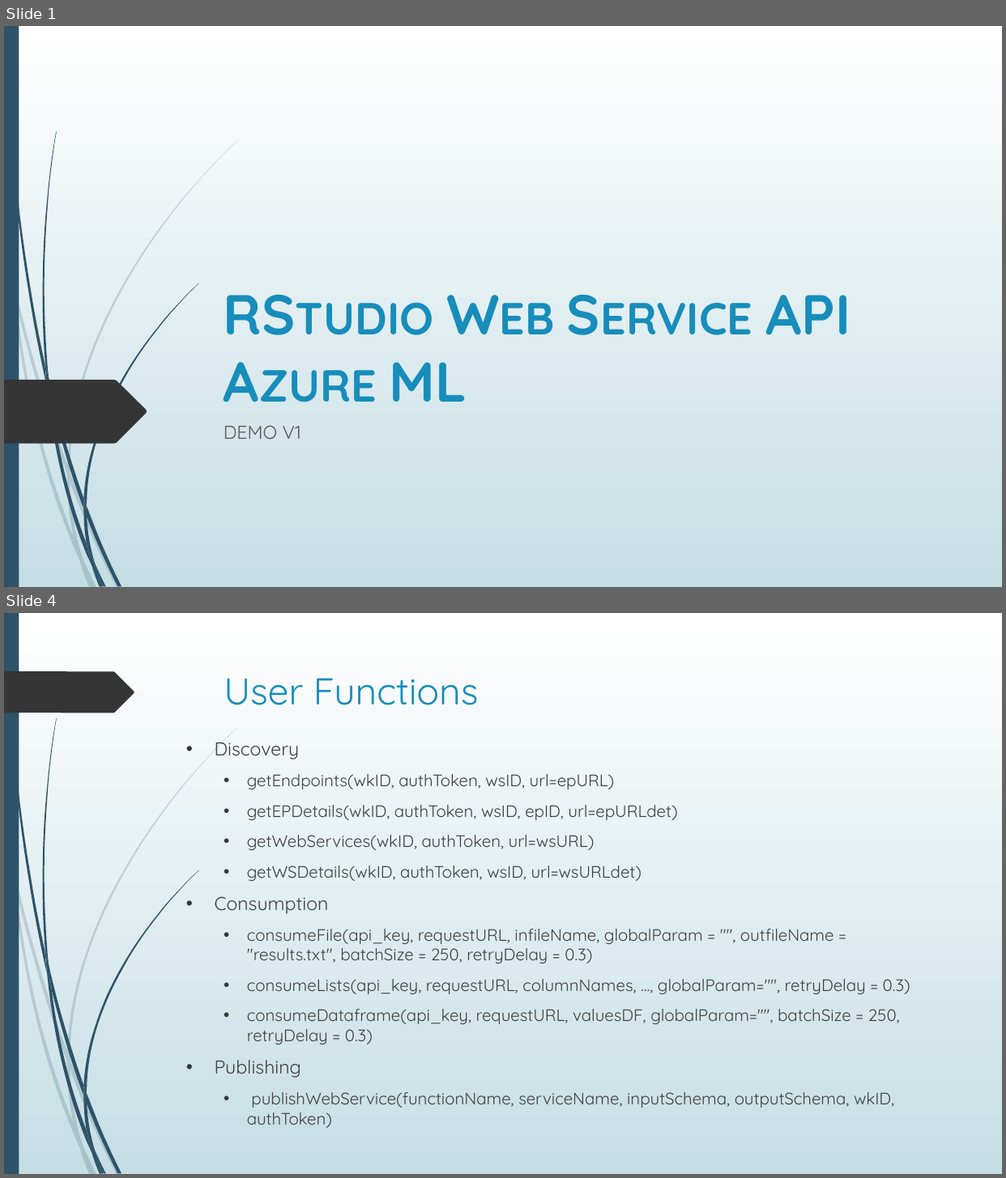
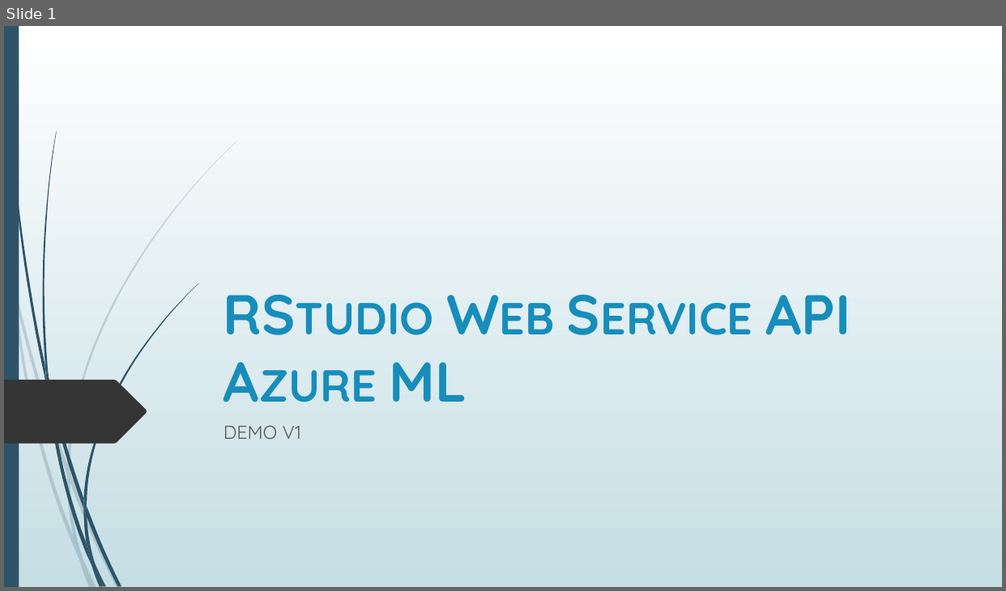
Before and after one commit to Azure/Azure-MachineLearning-ClientLibrary-R, a slide deck: demo/demo walkthrough.pptx. Shown one above the other, each under a label of ours: slides 1 and 4 before the commit, slide 1 after it; the slides between them are not shown. The pictures are 1006x1178 and 1006x591 pixels, drawn with LibreOffice and Linux fonts; fonts in the diff are those of the drawing. Boxes give left, top, right and bottom in pixels: in the first picture for what was removed or moved away, otherwise in the second. Text is boxed around its words. In the diff, an @@ line names an element or a change of style, - is before the commit and + after.

```diff
--- a/demo/demo walkthrough.pptx
+++ b/demo/demo walkthrough.pptx
@@ slide 4 removed at (4, 613, 1002, 1174), background gradient #FFFFFF to #C5DEE5; not listed: 23 template elements that a slide beside it also shows @@
@@ freeform shape removed at (4, 671, 134, 713) @@
@@ title removed at (224, 678, 479, 705) @@
-User Functions
@@ text removed at (215, 743, 910, 1128) @@
-• Discovery
-  • getEndpoints(wkID, authToken, wsID, url=epURL)
-  • getEPDetails(wkID, authToken, wsID, epID, url=epURLdet)
-  • getWebServices(wkID, authToken, url=wsURL)
-  • getWSDetails(wkID, authToken, wsID, url=wsURLdet)
-• Consumption
-  • consumeFile(api_key, requestURL, infileName, globalParam = "", outfileName = "results.txt", batchSize = 250, retryDelay = 0.3)
-  • consumeLists(api_key, requestURL, columnNames, ..., globalParam="", retryDelay = 0.3)
-  • consumeDataframe(api_key, requestURL, valuesDF, globalParam="", batchSize = 250, retryDelay = 0.3)
-• Publishing
-  • publishWebService(functionName, serviceName, inputSchema, outputSchema, wkID, authToken)
```
Also in this commit, not shown: 1 slide changed, 3 slides added, 5 other slides removed.
